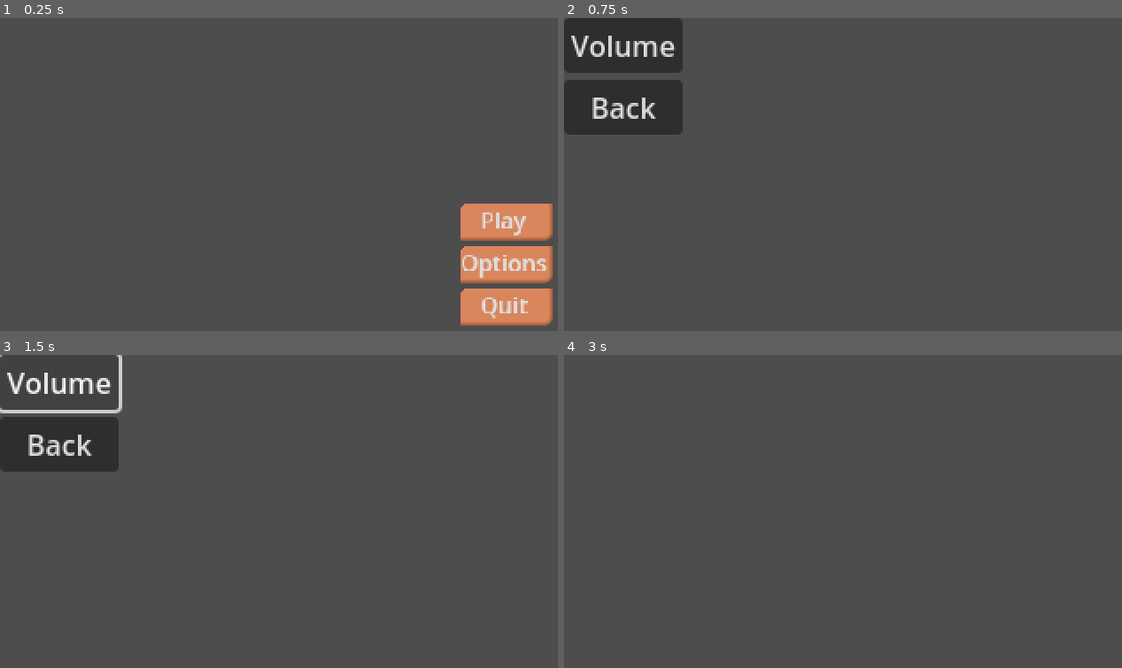
Above: before the commit, frames 1-4 (two rows, left to right).
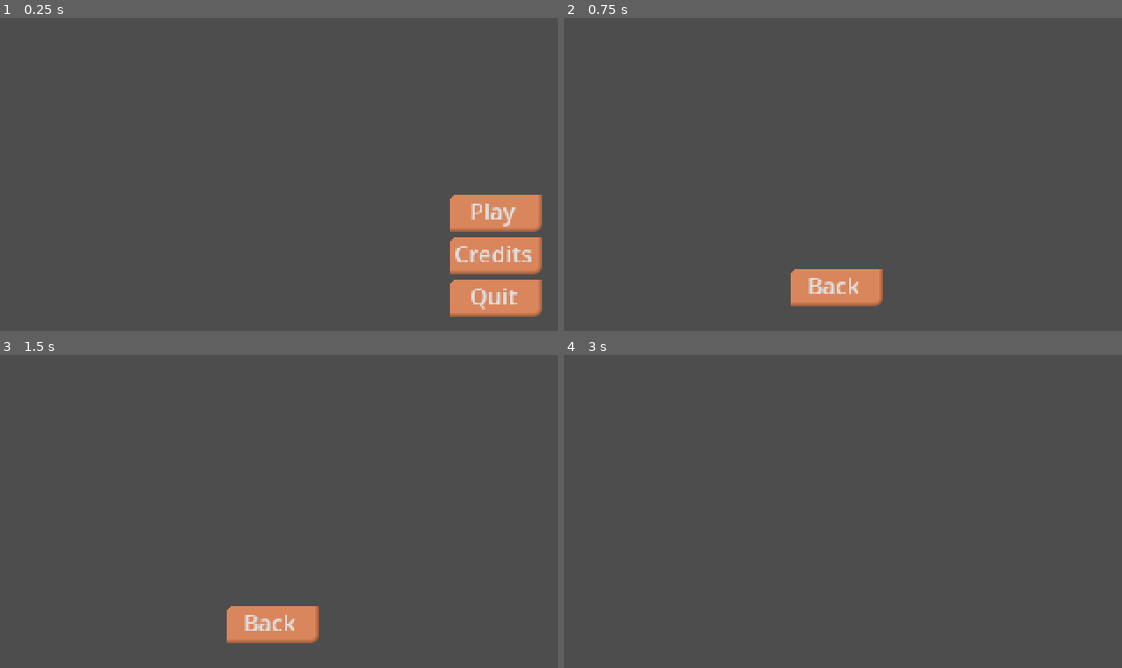
Above: after the commit, the same moments.

Repository: eigenstuffs/ld56
Game: Godot game, scene res://scenes/menu/MainMenu.tscn
Two runs of this game, one before a commit and one after it. Both use one fixed random seed, a clock stepped at 60 frames per second and the inputs below.
Inputs (mouse positions are in pixels of both pictures, inside the frame that each line leads up to):
- Up to frame 1 (0.25 s): no input
- Up to frame 2 (0.75 s): click "Options" (after the commit: "Credits") at 0.5 s
- Up to frame 3 (1.5 s): click (61, 383) at 1.25 s, where only the run before the commit has a clickable "Volume"
- Up to frame 4 (3 s): click "Back" at 2 s; click "Play" at 2.75 s

The runs differ from the first frame. In frame 1, 5.0% of the frame differs, in the area x 80-100%, y 56-99%; in frame 2, 9.2%, in the area x 0-58%, y 0-93%; in frame 3, 6.5%; in frame 4, nothing differs.

Commit message:
edits to main menu and mock up of ui

Diff:
--- /dev/null
+++ b/scenes/menu/Credits.tscn
@@ -0,0 +1,47 @@
+[gd_scene load_steps=4 format=3 uid="uid://bg0v7uwrqhec0"]
+
+[ext_resource type="Script" path="res://scenes/menu/credits.gd" id="1_on07j"]
+
+[sub_resource type="StyleBoxFlat" id="StyleBoxFlat_nd27h"]
+bg_color = Color(0.85098, 0.52549, 0.364706, 1)
+border_width_right = 3
+border_width_bottom = 3
+border_color = Color(0.686703, 0.388746, 0.237652, 1)
+border_blend = true
+corner_radius_top_left = 5
+corner_radius_bottom_right = 5
+
+[sub_resource type="Theme" id="Theme_aeuk1"]
+Button/styles/normal = SubResource("StyleBoxFlat_nd27h")
+Button/styles/pressed = null
+
+[node name="Credits" type="Control"]
+layout_mode = 3
+anchors_preset = 15
+anchor_right = 1.0
+anchor_bottom = 1.0
+grow_horizontal = 2
+grow_vertical = 2
+theme = SubResource("Theme_aeuk1")
+script = ExtResource("1_on07j")
+
+[node name="Back" type="Button" parent="."]
+light_mask = 3
+layout_mode = 1
+anchors_preset = 7
+anchor_left = 0.5
+anchor_top = 1.0
+anchor_right = 0.5
+anchor_bottom = 1.0
+offset_left = -32.0
+offset_top = -38.0
+offset_right = 33.0
+offset_bottom = -12.0
+grow_horizontal = 2
+grow_vertical = 0
+scale = Vector2(0.8, 0.8)
+text = "Back
+"
+
+[connection signal="pressed" from="Back" to="." method="_on_quit_pressed"]
+[connection signal="pressed" from="Back" to="." method="_on_back_pressed"]
--- a/scenes/menu/MainMenu.tscn
+++ b/scenes/menu/MainMenu.tscn
@@ -20,6 +20,10 @@
 anchors_preset = 15
 anchor_right = 1.0
 anchor_bottom = 1.0
+offset_left = -6.0
+offset_top = -5.0
+offset_right = -6.0
+offset_bottom = -5.0
 grow_horizontal = 2
 grow_vertical = 2
 theme = SubResource("Theme_aeuk1")
@@ -40,14 +44,14 @@
 layout_mode = 2
 text = "Play"
 
-[node name="Options" type="Button" parent="MarginContainer/VBoxContainer"]
+[node name="Credits" type="Button" parent="MarginContainer/VBoxContainer"]
 layout_mode = 2
-text = "Options"
+text = "Credits"
 
 [node name="Quit" type="Button" parent="MarginContainer/VBoxContainer"]
 layout_mode = 2
 text = "Quit"
 
 [connection signal="pressed" from="MarginContainer/VBoxContainer/Play" to="." method="_on_play_pressed"]
-[connection signal="pressed" from="MarginContainer/VBoxContainer/Options" to="." method="_on_options_pressed"]
+[connection signal="pressed" from="MarginContainer/VBoxContainer/Credits" to="." method="_on_options_pressed"]
 [connection signal="pressed" from="MarginContainer/VBoxContainer/Quit" to="." method="_on_quit_pressed"]
--- a/scenes/menu/OptionsMenu.tscn
+++ /dev/null
@@ -1,30 +0,0 @@
-[gd_scene load_steps=2 format=3 uid="uid://d4fmap4gef8td"]
-
-[ext_resource type="Script" path="res://scenes/menu/options_menu.gd" id="1_ahswi"]
-
-[node name="OptionsMenu" type="Control"]
-layout_mode = 3
-anchors_preset = 15
-anchor_right = 1.0
-anchor_bottom = 1.0
-grow_horizontal = 2
-grow_vertical = 2
-script = ExtResource("1_ahswi")
-
-[node name="MarginContainer" type="MarginContainer" parent="."]
-layout_mode = 0
-offset_right = 40.0
-offset_bottom = 40.0
-
-[node name="VBoxContainer" type="VBoxContainer" parent="MarginContainer"]
-layout_mode = 2
-
-[node name="Volume" type="Button" parent="MarginContainer/VBoxContainer"]
-layout_mode = 2
-text = "Volume"
-
-[node name="Back" type="Button" parent="MarginContainer/VBoxContainer"]
-layout_mode = 2
-text = "Back"
-
-[connection signal="pressed" from="MarginContainer/VBoxContainer/Back" to="." method="_on_back_pressed"]
--- /dev/null
+++ b/scenes/menu/ToDoList.tscn
@@ -0,0 +1,125 @@
+[gd_scene format=3 uid="uid://bu2lp6wn31n4"]
+
+[node name="ToDoList" type="Node2D"]
+
+[node name="ColorRect" type="ColorRect" parent="."]
+offset_left = 1.0
+offset_top = 1.0
+offset_right = 61.0
+offset_bottom = 86.0
+
+[node name="Title" type="Label" parent="ColorRect"]
+layout_mode = 1
+anchors_preset = 5
+anchor_left = 0.5
+anchor_right = 0.5
+offset_left = -24.0
+offset_top = 2.0
+offset_right = 52.0
+offset_bottom = 25.0
+grow_horizontal = 2
+theme_override_colors/font_color = Color(0, 0, 0, 1)
+theme_override_font_sizes/font_size = 10
+text = "To Do List"
+
+[node name="ing1" type="Label" parent="ColorRect"]
+layout_mode = 1
+anchors_preset = 5
+anchor_left = 0.5
+anchor_right = 0.5
+offset_left = -28.0
+offset_top = 21.0
+offset_right = 48.0
+offset_bottom = 44.0
+grow_horizontal = 2
+theme_override_colors/font_color = Color(0, 0, 0, 1)
+theme_override_font_sizes/font_size = 8
+text = "Ing 1:"
+
+[node name="HSlider" type="HSlider" parent="ColorRect/ing1"]
+layout_mode = 0
+offset_left = 27.0
+offset_top = -2.0
+offset_right = 57.0
+offset_bottom = 14.0
+
+[node name="ing2" type="Label" parent="ColorRect"]
+layout_mode = 1
+anchors_preset = 5
+anchor_left = 0.5
+anchor_right = 0.5
+offset_left = -28.0
+offset_top = 36.0
+offset_right = 48.0
+offset_bottom = 59.0
+grow_horizontal = 2
+theme_override_colors/font_color = Color(0, 0, 0, 1)
+theme_override_font_sizes/font_size = 8
+text = "Ing 2:"
+
+[node name="HSlider2" type="HSlider" parent="ColorRect/ing2"]
+layout_mode = 0
+offset_left = 27.0
+offset_top = -2.0
+offset_right = 57.0
+offset_bottom = 14.0
+
+[node name="ing3" type="Label" parent="ColorRect"]
+layout_mode = 1
+anchors_preset = 5
+anchor_left = 0.5
+anchor_right = 0.5
+offset_left = -28.0
+offset_top = 51.0
+offset_right = 48.0
+offset_bottom = 74.0
+grow_horizontal = 2
+theme_override_colors/font_color = Color(0, 0, 0, 1)
+theme_override_font_sizes/font_size = 8
+text = "Ing 3:"
+
+[node name="HSlider3" type="HSlider" parent="ColorRect/ing3"]
+layout_mode = 0
+offset_left = 27.0
+offset_top = -2.0
+offset_right = 57.0
+offset_bottom = 14.0
+
+[node name="ing4" type="Label" parent="ColorRect"]
+layout_mode = 1
+anchors_preset = 5
+anchor_left = 0.5
+anchor_right = 0.5
+offset_left = -28.0
+offset_top = 66.0
+offset_right = 48.0
+offset_bottom = 89.0
+grow_horizontal = 2
+theme_override_colors/font_color = Color(0, 0, 0, 1)
+theme_override_font_sizes/font_size = 8
+text = "Ing 4:"
+
+[node name="HSlider4" type="HSlider" parent="ColorRect/ing4"]
+layout_mode = 0
+offset_left = 27.0
+offset_top = -2.0
+offset_right = 57.0
+offset_bottom = 14.0
+
+[node name="ColorRect2" type="ColorRect" parent="."]
+offset_left = 1.0
+offset_top = 93.0
+offset_right = 61.0
+offset_bottom = 178.0
+
+[node name="ColorRect3" type="ColorRect" parent="."]
+offset_left = 258.0
+offset_top = 1.0
+offset_right = 318.0
+offset_bottom = 86.0
+
+[node name="ColorRect4" type="ColorRect" parent="."]
+offset_left = 258.0
+offset_top = 93.0
+offset_right = 318.0
+offset_bottom = 178.0
--- a/scenes/menu/main_menu.gd
+++ b/scenes/menu/main_menu.gd
@@ -6,7 +6,7 @@
 
 
 func _on_options_pressed() -> void:
-	get_tree().change_scene_to_file("res://scenes/menu/OptionsMenu.tscn")
+	get_tree().change_scene_to_file("res://scenes/menu/Credits.tscn")
 
 
 func _on_quit_pressed() -> void:
Renamed: scenes/menu/options_menu.gd -> scenes/menu/credits.gd
